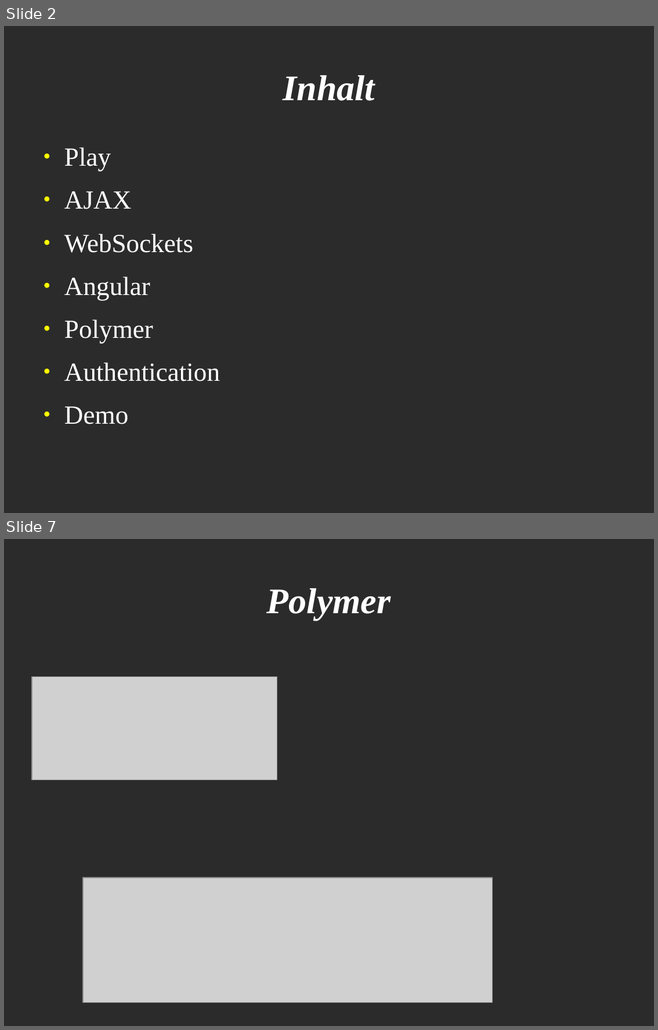
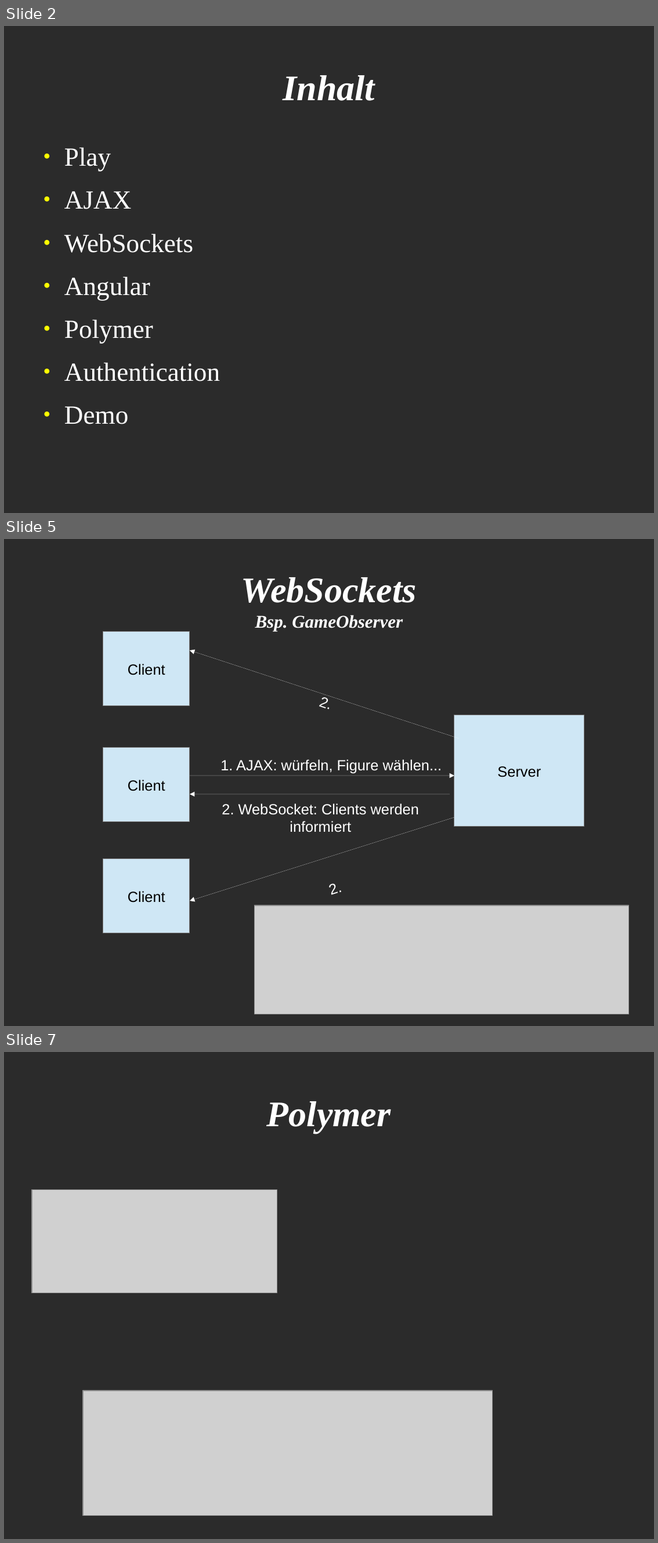
Before and after one commit to CytheY/paju-mensch_wui, a slide deck: webtech.odp. Shown one above the other, each under a label of ours: slides 2 and 7 before the commit, slides 2, 5 and 7 after it; the slides between them are not shown. The pictures are 658x1030 and 658x1543 pixels, drawn with LibreOffice and Linux fonts; fonts in the diff are those of the drawing; grey boxes stand for pictures; background and template pictures are left out; a plain dark background stands for a picture behind light text. Boxes give left, top, right and bottom in pixels: in the first picture for what was removed or moved away, otherwise in the second. Text is boxed around its words. In the diff, an @@ line names an element or a change of style, - is before the commit and + after.

```diff
--- a/webtech.odp
+++ b/webtech.odp
@@ slide 5 added at [4, 539, 654, 1026], background picture (left out) @@
@@ title added at [241, 577, 416, 631], 22 pt, text #FFFFFF, bold, italic @@
+WebSockets
+Bsp. GameObserver
@@ rectangle added at [103, 632, 190, 706], fill #CFE7F5, outline #808080 0 pt, 18 pt, text #000000 @@
+Client
@@ arrow added from (459, 739) to (190, 650), #FFFFFF 0 pt @@
@@ text added at [318, 694, 330, 710], 18 pt, text #FFFFFF @@
+2.
@@ rectangle added at [454, 715, 584, 827], fill #CFE7F5, outline #808080 0 pt, 18 pt, text #000000 @@
+Server
@@ rectangle added at [103, 748, 190, 822], fill #CFE7F5, outline #808080 0 pt, 18 pt, text #000000 @@
+Client
@@ text added at [220, 759, 442, 774], 18 pt, text #FFFFFF @@
+1. AJAX: würfeln, Figure wählen...
@@ arrow added from (190, 776) to (454, 776), #FFFFFF 0 pt @@
@@ arrow added from (449, 794) to (190, 794), #FFFFFF 0 pt @@
@@ text added at [221, 803, 419, 832], 18 pt, text #FFFFFF @@
+2. WebSocket: Clients werden informiert
@@ arrow added from (454, 817) to (190, 901), #FFFFFF 0 pt @@
@@ rectangle added at [103, 859, 190, 933], fill #CFE7F5, outline #808080 0 pt, 18 pt, text #000000 @@
+Client
@@ text added at [331, 884, 342, 895], 18 pt, text #FFFFFF @@
+2.
@@ picture added at [255, 906, 628, 1014] @@
```
Also in this commit, not shown: 1 slide changed, 2 other slides added, 3 slides removed.
